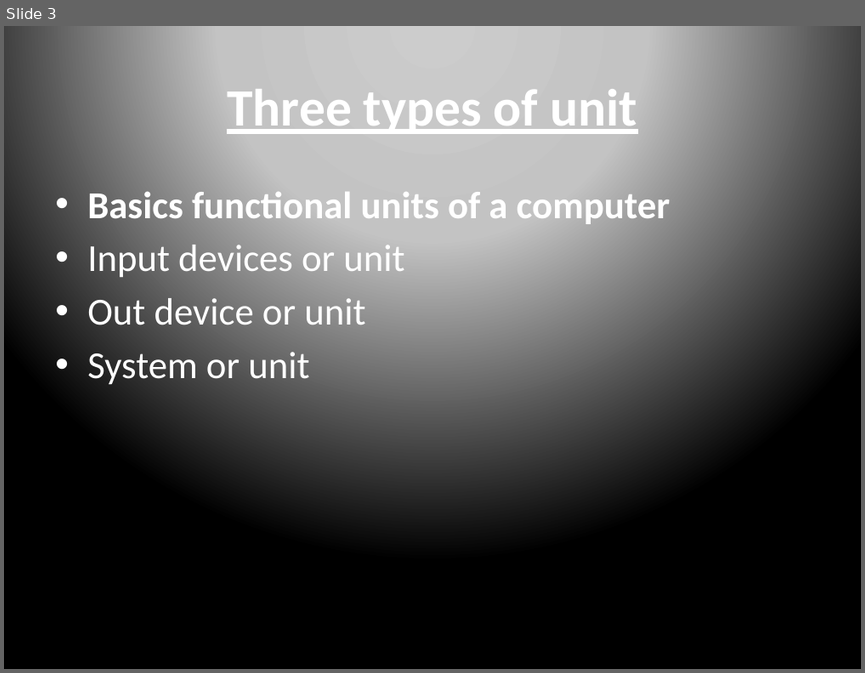
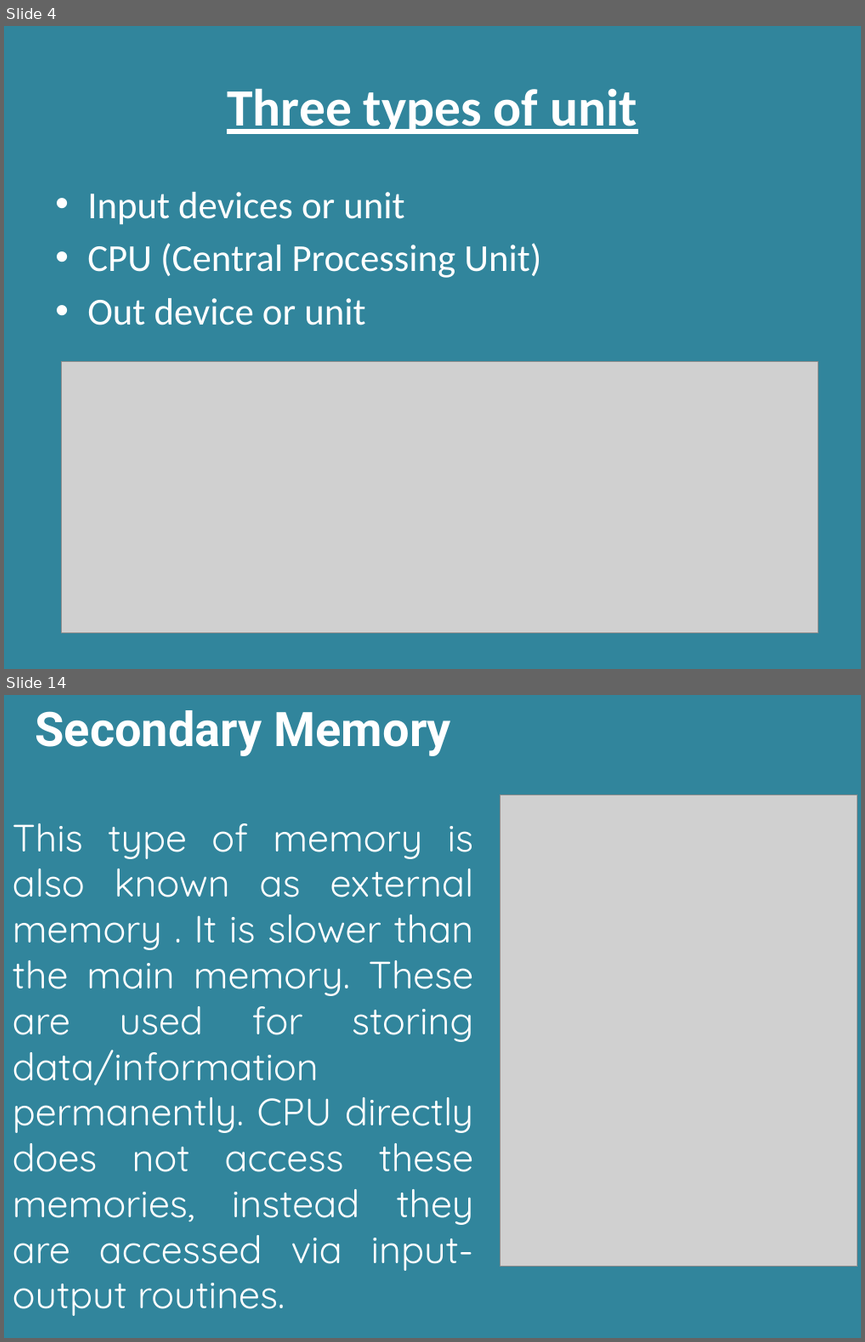
Before and after one commit to RashmivernekarN/keonics, a slide deck: Basics of computer/basic.pptx. Shown one above the other, each under a label of ours: slide 3 before the commit, slides 4 and 14 after it; the slides between them are not shown. The pictures are 865x673 and 865x1342 pixels, drawn with LibreOffice and Linux fonts; fonts in the diff are those of the drawing; grey boxes stand for pictures. Boxes give left, top, right and bottom in pixels: in the first picture for what was removed or moved away, otherwise in the second. Text is boxed around its words. In the diff, an @@ line names an element or a change of style, - is before the commit and + after.

```diff
--- a/Basics of computer/basic.pptx
+++ b/Basics of computer/basic.pptx
@@ slide 14 added at <box>4,695,861,1338</box>, background #31859C @@
@@ text added at <box>12,710,474,1315</box>, 32 pt, text #FFFFFF @@
+Secondary Memory
+This type of memory is also known as external memory . It is slower than the main memory. These are used for storing data/information permanently. CPU directly does not access these memories, instead they are accessed via input-output routines.
@@ picture added at <box>500,795,857,1266</box> @@
@@ what was slide 3 is now slide 4 @@
@@ slide 4 changed as well @@
@@ background gradient #CCCCCC to #C4C4C4 to #000000 to #31859C @@
@@ text at <box>87,191,670,228</box>: paragraph removed @@
-• Basics functional units of a computer
@@ text at <box>87,243,541,278</box>: paragraph added @@
+• CPU (Central Processing Unit)
@@ text at <box>87,352,309,384</box>: paragraph removed @@
-• System or unit
@@ picture added at <box>62,362,818,633</box> @@
```
Also in this commit, not shown: 4 other slides changed, 16 other slides added, 10 slides removed, 9 other files.
